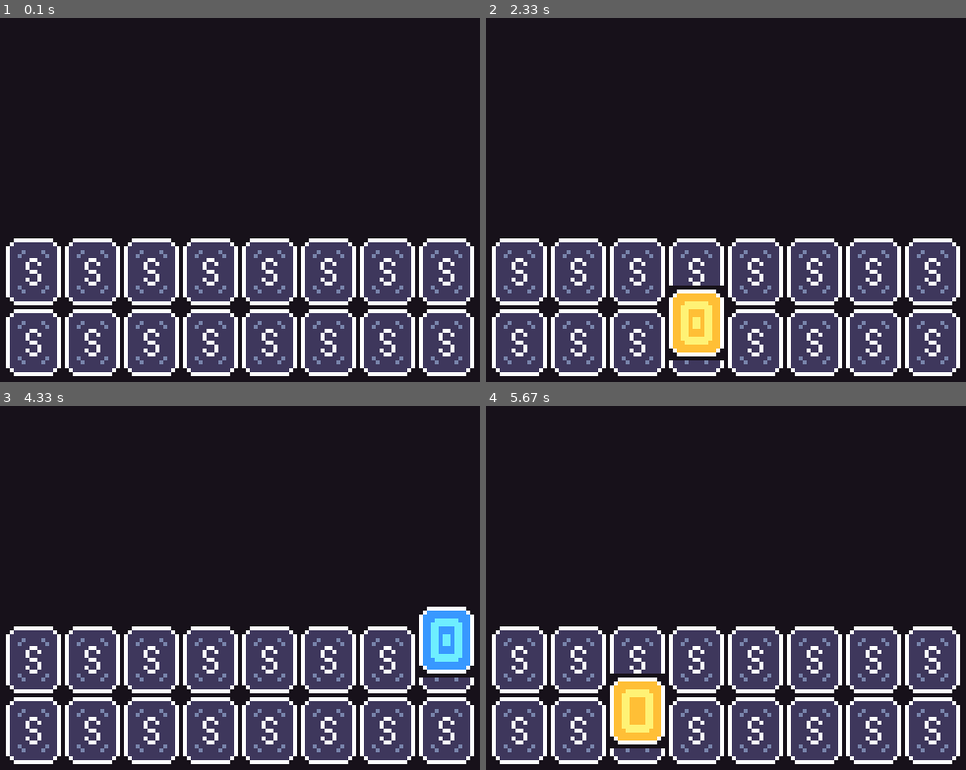
Above: before the commit, frames 1-4 (two rows, left to right).
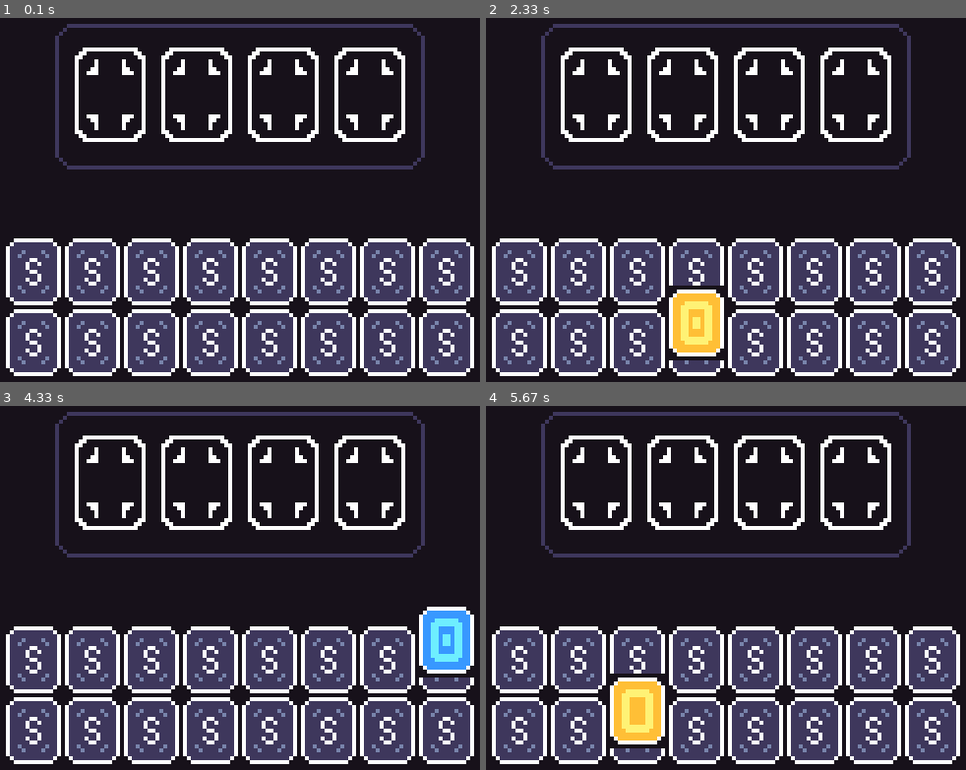
Above: after the commit, the same moments.

Repository: CtrlVeee/Stack-pygame-proj
Game: pygame game, started from main.py
Two runs of this game, one before a commit and one after it. Both use one fixed random seed, a clock stepped at 60 frames per second and the inputs below.
Inputs (mouse positions are in pixels of both pictures, inside the frame that each line leads up to):
- Up to frame 1 (0.1 s): no input
- Up to frame 2 (2.33 s): click (519, 272) at 0.38 s; click (730, 214) at 0.72 s; click (754, 341) at 1.05 s; click (outside the picture) at 1.38 s; click (692, 323) at 2.22 s
- Up to frame 3 (4.33 s): click (216, 467) at 2.55 s; click (326, 729) at 2.88 s; click (427, 515) at 3.22 s; click (446, 660) at 4.05 s
- Up to frame 4 (5.67 s): click (519, 453) at 4.38 s; click (558, 664) at 4.72 s; click (519, 529) at 5.05 s; click (620, 729) at 5.38 s

The runs differ from the first frame. In frame 1, 6.0% of the frame differs, in the area x 11-89%, y 1-42%; in frame 2, 6.0%; in frame 3, 6.0%; in frame 4, 6.0%.

Commit message:
created table obj

Diff:
--- a/main.py
+++ b/main.py
@@ -14,16 +14,11 @@
 bg_color = pg.Color(23, 17, 26)
 pink = pg.Color(255, 128, 170)
 
+#surface for the deck selection
 deck_srf = pg.Surface((119*scale, 36*scale)).convert_alpha()
 deck_rect = deck_srf.get_rect()
-
-
 deck_pos = dead_cntr(deck_srf, dimen)
 deck_pos[1] = scr_h - (56*scale)
-#print(deck_pos)
-
-#rando_box = pg.Surface((50, 50))
-#rando_box.fill(pg.Color(0, 0, 255))
 
 prior = [
     [0,0], [3, 0], [4, 0], [1,0],
@@ -42,15 +37,7 @@
     card = pg.transform.scale(init_card, (14*scale, 19*scale))
     cards.append(card)
 
-'''
-for y in range(6):
-    for x in range(6):
-        init_card = pg.Surface((14, 19)).convert_alpha()
-        init_card.blit(card_sheet, (0,0), (x*14, y*19, 14, 19))
-        card = pg.transform.scale(init_card, (14*scale, 19*scale))
-        cards.append(card)
-'''
-
+# make the card selection
 card_group = pg.sprite.Group()
 for x in range(8):
     card_rect = pg.Rect(x*15*scale, 0*scale, 14*scale, 17*scale)
@@ -62,6 +49,11 @@
     card = card_obj(card_rect, cards[y+8], deck_srf, deck_pos, scr)
     card_group.add(card)
 
+#make the table obj
+table_x = int((scr_w - 94*scale)/2)
+table_y = int((scr_h - 37*scale)/2) - 80
+Table = table_obj((table_x, table_y))
+
 def main():
     loop = True
     while loop:
@@ -70,6 +62,7 @@
         deck_srf.fill(bg_color)
         card_group.update()
         #scr.blit(cards[6*1], dead_cntr(cards[0], dimen))
+        Table.blit(scr)
         pg.display.update()
 
         for ev in pg.event.get():
--- a/objects.py
+++ b/objects.py
@@ -59,3 +59,65 @@
         if self.hover:
             self.blit_srf.blit(self.img, self.hover_rect)
         #self.blit_srf.blit(self.blit_img, self.rect)
+
+class table_obj:
+    def __init__(self, pos):
+        #init all img
+        self.img = pg.image.load("slot-table.png").convert_alpha()
+        self.scaled_img = pg.transform.scale(self.img, (94*scale, 74*scale))
+
+        self.slot_cell_img = pg.image.load("slot-cell.png").convert_alpha()
+        self.scaled_cell_img = pg.transform.scale(self.slot_cell_img, (36*scale, 24*scale))
+
+        #setup table data
+        self.pos = pos
+        self.srf = pg.Surface((94*scale, 37*scale)).convert_alpha()
+
+        #init prior list of big cards
+        prior = [
+            [0,0], [3, 0], [4, 0], [1,0],
+            [0,1], [3, 1], [4, 1], [1,1],
+            [0,5], [3, 5], [4, 5], [1,5],
+            [0,2], [3, 2], [4, 2], [1,2]
+        ]
+        self.cards = []
+        big_cards = pg.image.load("big-card-sheet.png").convert_alpha()
+        for pos in prior:
+            init_card = pg.Surface((18, 24)).convert_alpha()
+            init_card.blit(big_cards, (0,0), (pos[0]*18, pos[1]*24, 18, 24))
+            add_card = pg.transform.scale(init_card, (18*scale, 24*scale))
+            self.cards.append(add_card)
+
+        #setup slot data
+        self.slot_list = []
+        for x in range(4):
+            slot_srf = pg.Surface((18*scale, 24*scale)).convert_alpha()
+            slot_srf.blit(self.scaled_cell_img, (0,0), (0, 0, 18*scale, 24*scale))
+            #slot_pos = dead_cntr(self.srf, [18*scale, 24*scale])
+            slot_pos = [(89 - (18*(x+1)) - 4*x )*scale, int((37-24)/2)*scale]
+            #add empty_img, then pos, then card_img (-1 is none)
+
+            card = [slot_srf, slot_pos, -1]
+            self.slot_list.append(card)
+
+        self.active_state = False
+    def hover(self, rect):
+        mos_pos = pg.mouse.get_pos()
+        return rect.collidepoint(mos_pos)
+
+    def card_func(self):
+        # if 3rd arg is -1, use default img
+        # if hover, use white default, else, dark
+        for card in self.slot_list:
+            blit_img = card[0]
+            if card[2] != -1:
+                blit_img = self.cards[card[2]]
+            self.srf.blit(blit_img, card[1])
+
+    def blit(self, scr):
+        if self.active_state:
+            self.srf.blit(self.scaled_img, (0,0), (0, 0, 94*scale, 37*scale))
+        else:
+            self.srf.blit(self.scaled_img, (0,0), (0, 37*scale, 94*scale, 37*scale))
+        self.card_func()
+        scr.blit(self.srf, self.pos)
Binary file removed: slot-cell (1).png
Binary file changed: slot-cell.png
